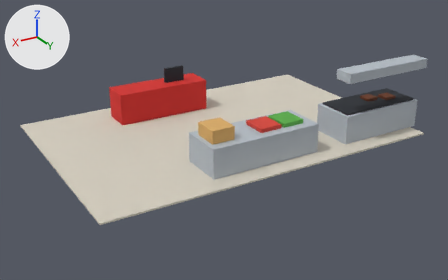
One commit to the glTF model apps/playground/public/stages/duplicate.glb: the scene before it, then after it.
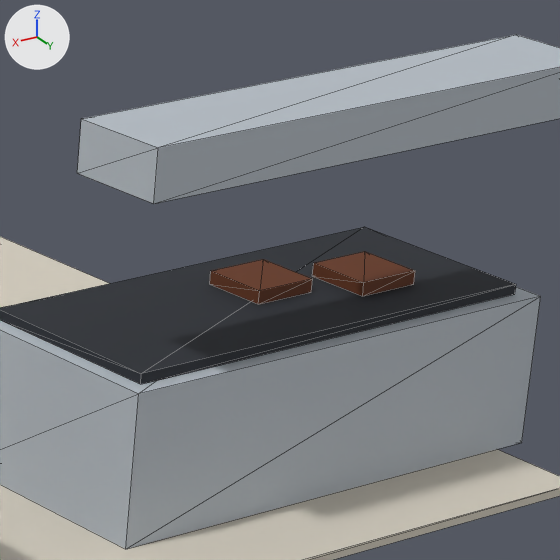
Old and new are each drawn whole from a 50 mm lens placed at (9.59, 16.29, 7.71), pointed at (0.11, 0.5, -0.19) and again close up on the part from 72% to 94% of the width and 17% to 52% of the height. The lights are fixed; the arrows at upper left show +X, +Y and +Z. The first two pictures are the older version. The close-ups show mesh edges as thin lines. Where no turn or scale is listed for an object, it has been applied to the vertices.

Objects in the first close-up: 'Cube.003', 'Mesh_7', 'griddle', 'hood', 'patty', 'patty.001'.
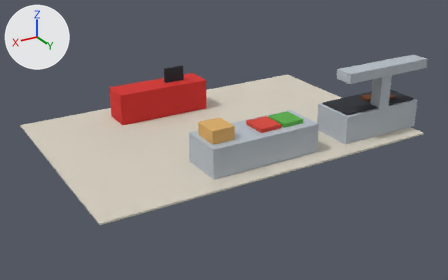
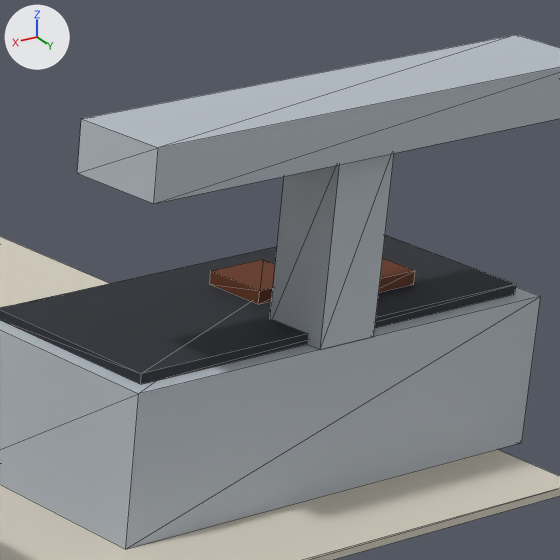
The edits, one by one:
Object 'flue' (ob_flue) is new; it shows me_mesh_0.
Its parent is ob_grill.
Its location is (-4.2, 2.9, 1.45).
Its scale is (0.4, 0.4, 1.1).

Changed parts and their boxes (x1, y1, x2, y2) in the close-ups (560 x 560 px):
'flue', added: after (270, 153, 394, 350)
'patty', unchanged, covered by the edit: before (312, 251, 415, 296); after (379, 258, 415, 292)
